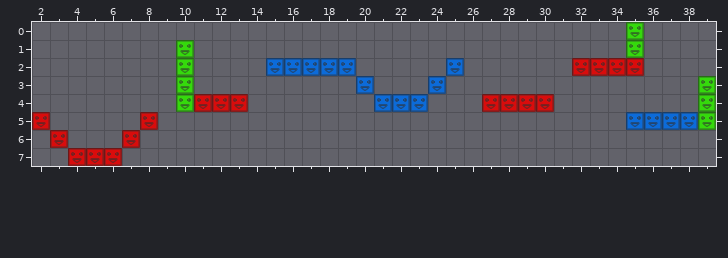
One commit to this Tiled map: desktop/bin/maps/level29.tmx. Above is the file before it was changed.
Cells are 32x32 px. Shown: x 2..39, y 0..7.
New version:
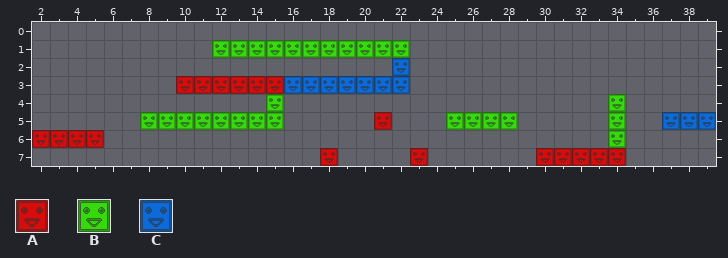
Key: from "blocks": A 0, B 1, C 2.
_ is an empty cell.
Tiles replaced or removed in this view: A, B, C.
Difference:
Changed rows in their new state; . is an unchanged cell.
Layer "red":
first column x 2:
2 ..............................____
3 ........AAAAAA....................
4 .........___.............____.....
5 _....._............A..............
6 A.AA._............................
7 ..___...........A....A......AAAAA.
Layer "green":
first column x 8:
0 ..........................._....
1 .._.BBBBBBBBBBB............_....
2 .._.............................
3 .._............................_
4 .._....B..................B...._
5 BBBBBBBB.........BBBB.....B...._
6 ..........................B.....
Layer "blue":
first column x 15:
2 _____..C.._..............
3 .CCCC.CC._...............
4 ......___................
5 ....................__..C
Where, in picture pixels (left, top, right, bottom), the same in both pictures:
changed: (68, 22, 662, 166)
changed: (698, 76, 716, 130)
changed: (32, 112, 50, 148)
